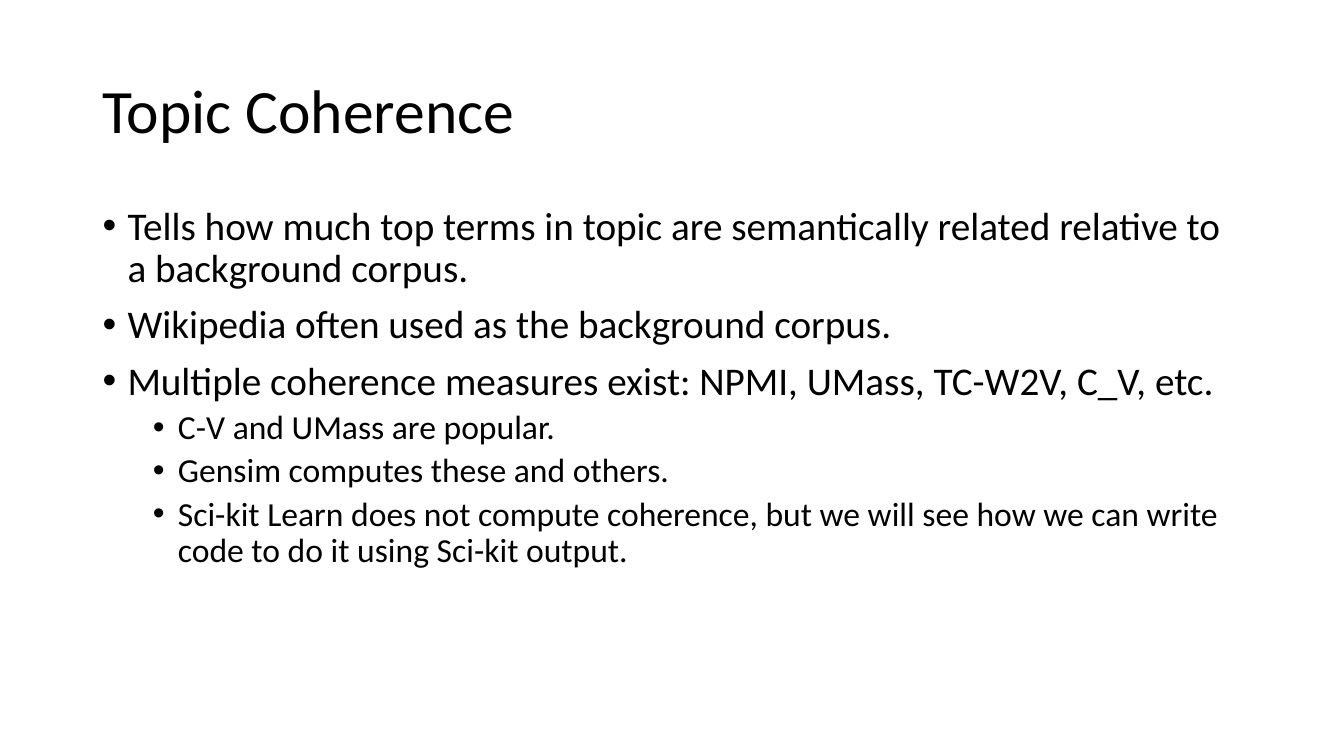
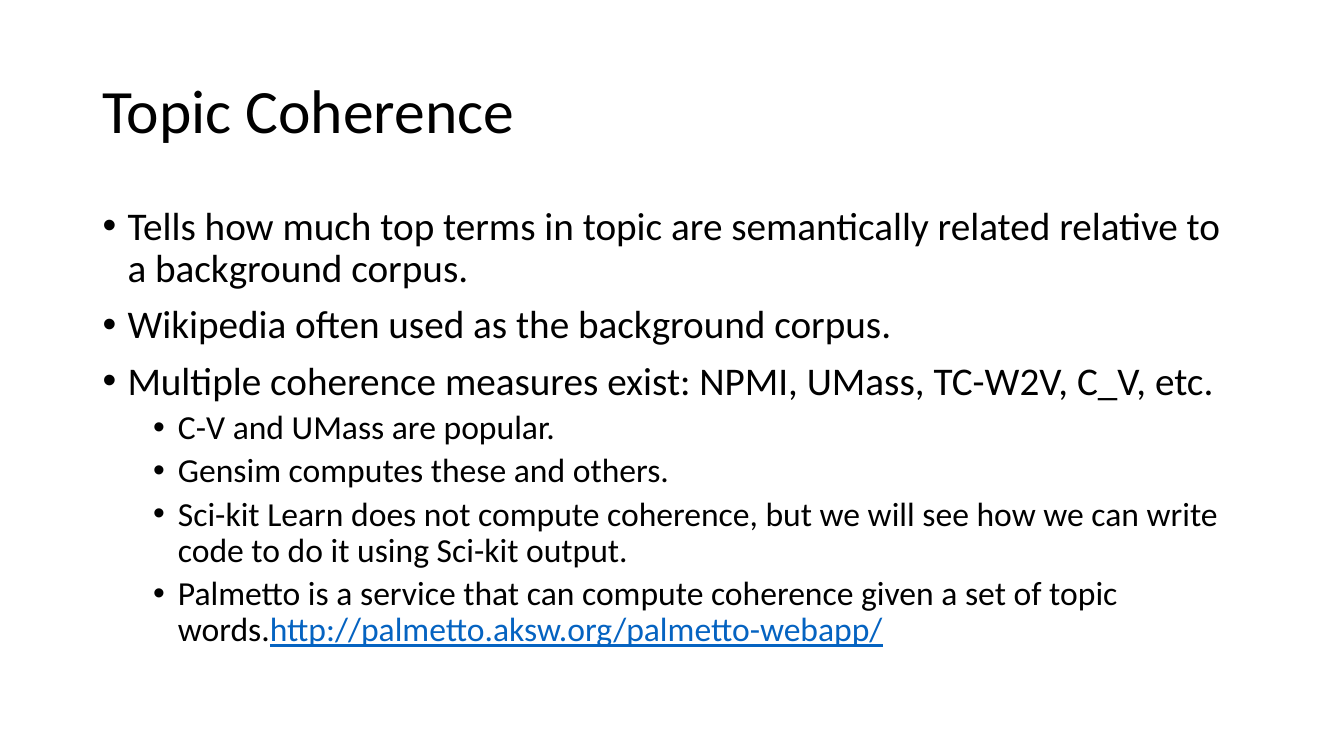
Before and after one commit to nuitrcs/topic-modeling-workshop, a slide deck: slide 26 of topic-model-slides.pptx. Drawn at 1344x756 pixels with LibreOffice and Linux fonts; fonts in the diff are those of the drawing. Boxes give left, top, right and bottom in pixels: in the first picture for what was removed or moved away, otherwise in the second. Text is boxed around its words. In the diff, an @@ line names an element or a change of style, - is before the commit and + after.

```diff
--- a/topic-model-slides.pptx
+++ b/topic-model-slides.pptx
@@ text at <box>178,581,1117,647</box>: paragraph added @@
+  • Palmetto is a service that can compute coherence given a set of topic words.http://palmetto.aksw.org/palmetto-webapp/
```
Also in this commit, not shown: 4 other slides changed, 1 slide added, 2 other files.
